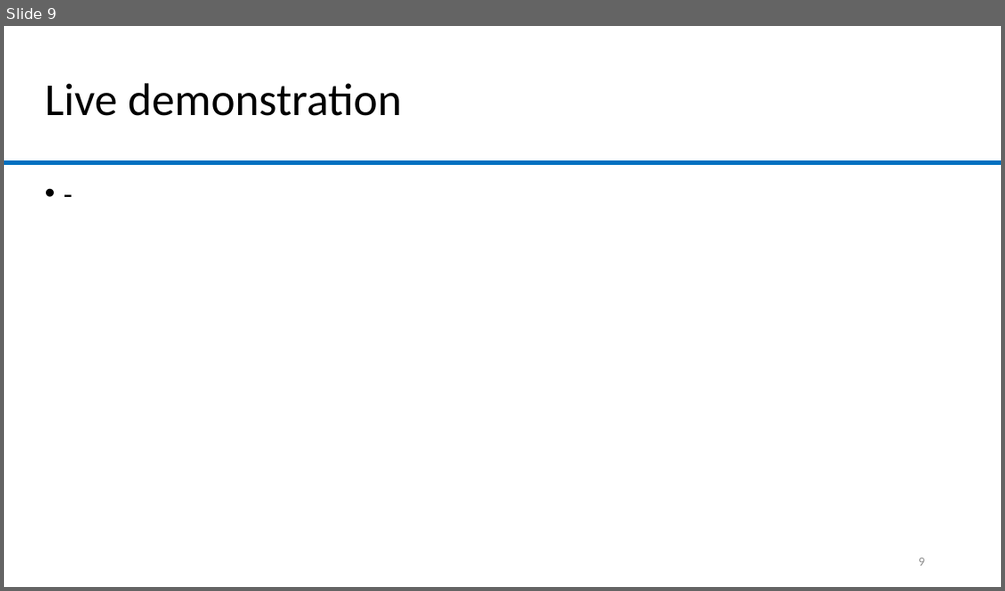
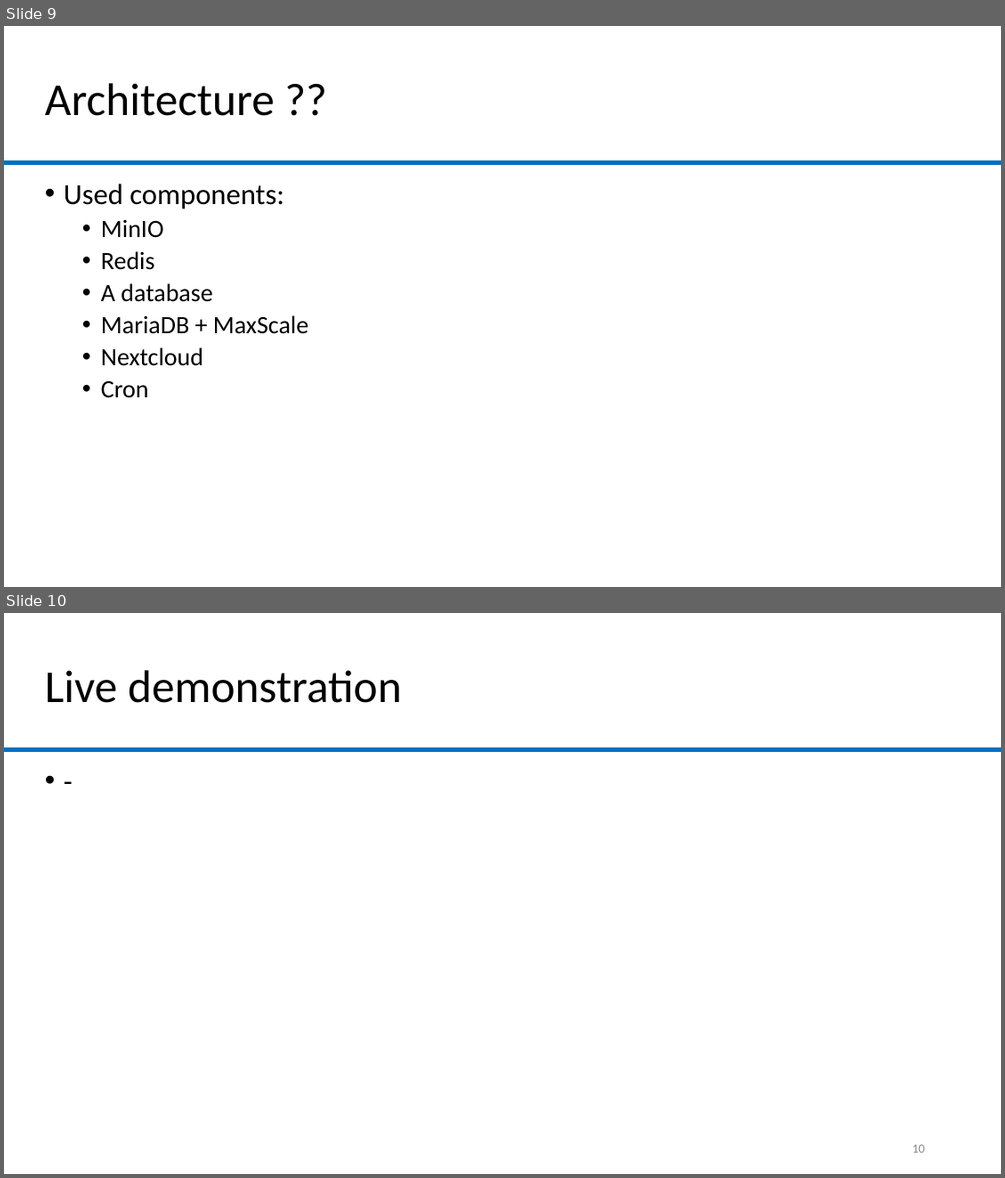
Before and after one commit to lolamtisch/BauCloCom_kubernetes, a slide deck: docu/Kubernetes_Nexcloud.pptx. Shown one above the other, each under a label of ours: slide 9 before the commit, slides 9 and 10 after it. The pictures are 1005x591 and 1005x1178 pixels, drawn with LibreOffice and Linux fonts; fonts in the diff are those of the drawing; background and template pictures are left out. Boxes give left, top, right and bottom in pixels: in the first picture for what was removed or moved away, otherwise in the second. Text is boxed around its words. In the diff, an @@ line names an element or a change of style, - is before the commit and + after.

```diff
--- a/docu/Kubernetes_Nexcloud.pptx
+++ b/docu/Kubernetes_Nexcloud.pptx
@@ slide 9 added at <box>4,26,1001,587</box>, background #FFFFFF; not listed: 1 template element that a slide beside it also shows @@
@@ title added at <box>45,83,275,116</box>, 44 pt, text #000000 @@
+Architecture ??
@@ text added at <box>64,184,308,398</box>, 24 pt, text #000000 @@
+• Used components:
+  • MinIO
+  • Redis
+  • A database
+  • MariaDB + MaxScale
+  • Nextcloud
+  • Cron
@@ what was slide 9 is now slide 10 @@
@@ page number at <box>912,1144,924,1152</box>: text changed @@
-9
+10
```
Also in this commit, not shown: 1 slide changed, 1 other slide added, 1 slide removed.
